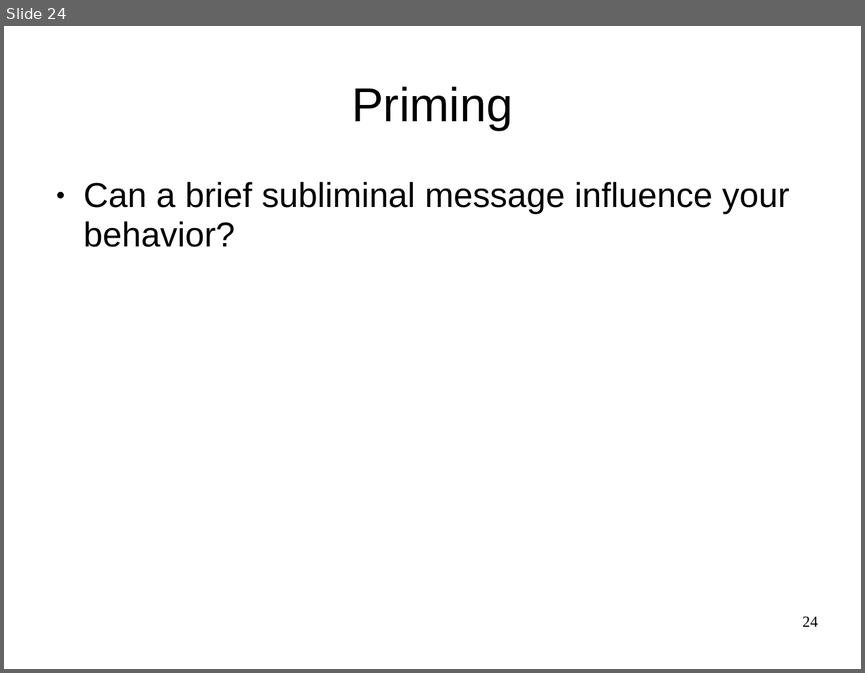
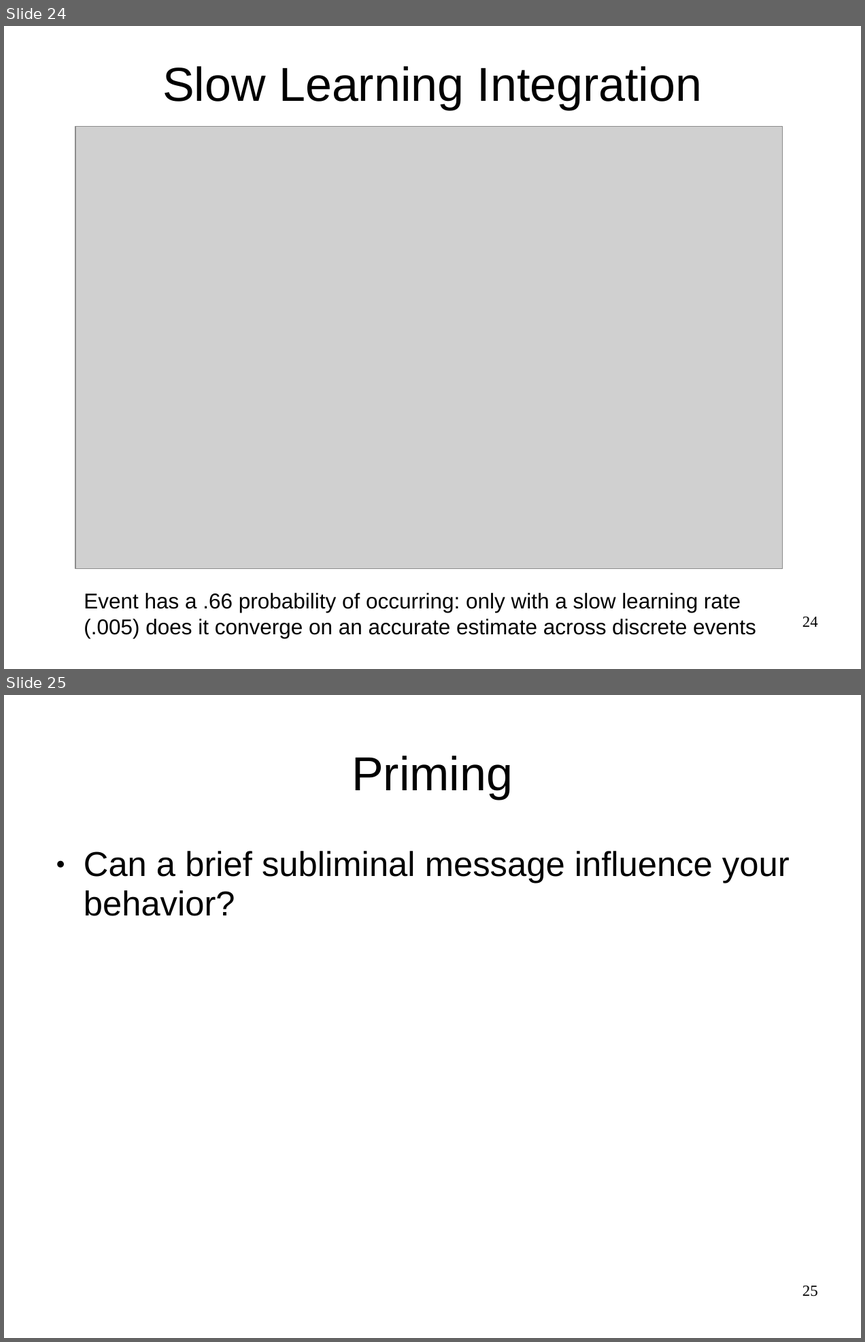
Before and after one commit to ccnlab/teaching, a slide deck: ccn/randy_slides/oreilly_ccn_memory.pptx. Shown one above the other, each under a label of ours: slide 24 before the commit, slides 24 and 25 after it. The pictures are 865x673 and 865x1342 pixels, drawn with LibreOffice and Linux fonts; fonts in the diff are those of the drawing; grey boxes stand for pictures; background and template pictures are left out. Boxes give left, top, right and bottom in pixels: in the first picture for what was removed or moved away, otherwise in the second. Text is boxed around its words. In the diff, an @@ line names an element or a change of style, - is before the commit and + after.

```diff
--- a/ccn/randy_slides/oreilly_ccn_memory.pptx
+++ b/ccn/randy_slides/oreilly_ccn_memory.pptx
@@ slide 24 added at bbox=[4, 26, 861, 669], background picture (left out) @@
@@ title added at bbox=[162, 66, 702, 110], 40 pt, text #000000 @@
+Slow Learning Integration
@@ picture added at bbox=[75, 126, 782, 569] @@
@@ text added at bbox=[84, 592, 756, 638], 18 pt, text #000000 @@
+Event has a .66 probability of occurring: only with a slow learning rate (.005) does it converge on an accurate estimate across discrete events
@@ page number added at bbox=[802, 616, 818, 626], 13 pt, text #000000 @@
+24
@@ what was slide 24 is now slide 25 @@
@@ page number at bbox=[802, 1285, 818, 1296]: text changed @@
-24
+25
```
Also in this commit, not shown: 1 other slide added, 2 other files.
